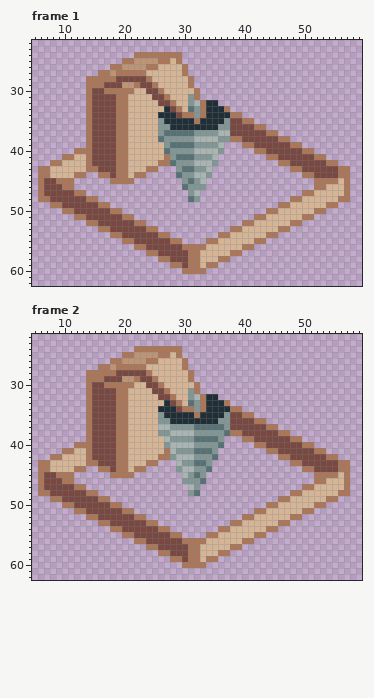
A pixel-art file gets an edit: LD48/Assets/Sprites/Drill_anim.aseprite. That is the earlier state.
64x64 pixels, 2 frames. Shown: frame 1: x 5..59, y 22..62; frame 2: x 5..59, y 22..62. The commit also changed other frames, which this record leaves out.
The same view after the edit:
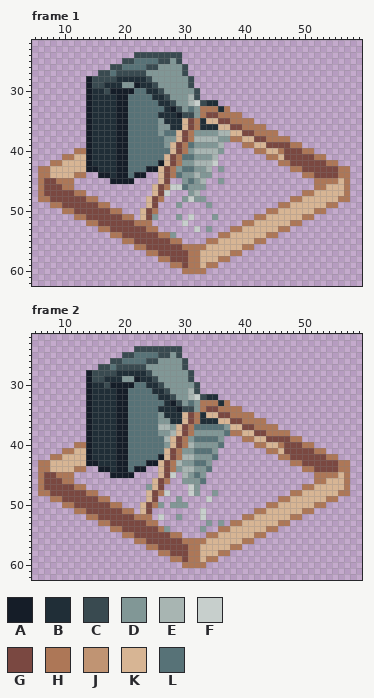
Palette (. is transparent): A #151d28  B #202e37  C #394a50  D #819796  E #a8b5b2  F #c7cfcc  G #7a4841  H #ad7757  J #c09473  K #d7b594  L #577277
The exact change:
layer "Layer 2 Copy" added
layer "Layer 1" added
layer "Layer 1 Copy" added
layer "Layer 2" added
--- frame 1
@@ x 12..48 @@
 23 .....................................
-24 ..........HHHHHHHH...................
-25 ........HHJJJJHHKH...................
-26 ......HHJJJJHHKKKKH..................
-27 ....HHJHHHHHKKKKKKH..................
-28 ..HHHHHGGGGGHKKKKKKH.................
-29 ..HHHGGGJJHGGHKKKKKH.................
-30 ..HGGHHHHHKKGGHKKKKKH................
-31 ..HGGGGHHKKKKGGHKKKDH................
-32 ..HGGGGHHKKKKKGGHKKDEHBB.............
-33 ..HGGGGHHKKKKKKBGHKLDHBBBH...........
-34 ..HGGGGHHKKKKKBBBGHHDHBBBBHH.........
-35 ..HGGGGHHKKKKKDBBBBBHBBBBDGGHH.......
-36 ..HGGGGHHKKKKKDDBBBBBBBBDDGGGGHH.....
-37 ..HGGGGHHKKKKKDLLLLLDDDDEEGGGGGGHH...
-38 ..HGGGGHHKKKKKLDDDDDEEEEDDHHGGGGGGHH.
-39 ..HGGGGHHKKKKKKDLLLLDDDDE...HHGGGGGGH
-40 HHHGGGGHHKKKKKKLDDDDEEEED.....HHGGGGG
-41 KKHGGGGHHKKKKKKHDLLLDDDE........HHGGG
-42 KKHGGGGHHKKKKKHHLDDDEEED..........HHG
-43 KKHHGGGHHKKKHH...DLLDDE.............H
-44 HH..HHGHHKHH.....LDDEED..............
-45 ......HHHH........DLDE...............
-46 ..................LDDD...............
-47 HH.................DE................
-48 GGHH...............LD...............H
-49 GGGGHH............................HHK
-50 GGGGGGHH........................HHKKK
-51 HHGGGGGGHH....................HHKKKKK
-52 ..HHGGGGGGHH................HHKKKKKKH
-53 ....HHGGGGGGHH............HHKKKKKKHH.
-54 ......HHGGGGGGHH........HHKKKKKKHH...
+24 ..........CCCCCCCC...................
+25 ........CCLLLLCCDC...................
+26 ......CCLLLLCCDDDDC..................
+27 ....CCLCCCCCDDDDDDC..................
+28 ..ACCCCBBBBBCDDDDDDC.................
+29 ..ACCBBBDDABBCDDDDDC.................
+30 ..ABBCAAAALLBBCDDDDDC................
+31 ..ABBBBAALLLLBBCDDDEC................
+32 ..ABBBBAALLLLLBBCDDEFCBB.............
+33 ..ABBBBAALLLLLLBACDLDHHHBH...........
+34 ..ABBBBAALLLLLBBBACCDHGGHHHH.........
+35 ..ABBBBAALLLLLDBBBKGHBKKGGHHHH.......
+36 ..ABBBBAALLLLLDDBBKGHBBBKKGGHHHH.....
+37 ..ABBBBAALLLLLDLLKGHDDDDEEKKGGHHHH...
+38 ..ABBBBAALLLLLLDDKGHEEEEDDHHKKGGHHHH.
+39 ..ABBBBAALLLLLLDKGHLDDDDE...HHKKGGGGH
+40 HHABBBBAALLLLLLLKGHDEEEED.....HHKKHGG
+41 KKABBBBAALLLLLLKGHLLDDDE........HHKGG
+42 KKABBBBAALLLLLAKGHDDEEEF..........HHG
+43 KKAABBBAALLLAAKGHDLLDDE.D...........H
+44 HH..AABAALAA..KGHLDDEDD..............
+45 ......AAAA....KG..DLDE..D............
+46 .............KGHFFLDDD...............
+47 HH...........KGF...DE................
+48 GGHH........KGH...DFDD..............H
+49 GGGGHH......KG...D....D...........HHK
+50 GGGGGGHH...KGH..................HHKKK
+51 HHGGGGGGHH.KGD...D.F...D......HHKKKKK
+52 ..HHGGGGGGHHH.....F.........HHKKKKKKH
+53 ....HHGGGGGGHH......F.D...HHKKKKKKHH.
+54 ......HHGGGGGGHHD.......HHKKKKKKHH...
 55 ........HHGGGGGGHH....HHKKKKKKHH.....
--- frame 2
@@ x 12..48 @@
 23 .....................................
-24 ..........HHHHHHHH...................
-25 ........HHJJJJHHKH...................
-26 ......HHJJJJHHKKKKH..................
-27 ....HHJHHHHHKKKKKKH..................
-28 ..HHHHHGGGGGHKKKKKKH.................
-29 ..HHHGGGJJHGGHKKKKKH.................
-30 ..HGGHHHHHKKGGHKKKKKH................
-31 ..HGGGGHHKKKKGGHKKKDH................
-32 ..HGGGGHHKKKKKGGHKKDEHBB.............
-33 ..HGGGGHHKKKKKKBGHKLDHBBBH...........
-34 ..HGGGGHHKKKKKBBBGHHDHBBBBHH.........
-35 ..HGGGGHHKKKKKDBBBBBHBBBBDGGHH.......
-36 ..HGGGGHHKKKKKDDBBBBBBBBDDGGGGHH.....
-37 ..HGGGGHHKKKKKEEDDDDLLLLLDGGGGGGHH...
-38 ..HGGGGHHKKKKKDDEEEEDDDDDLHHGGGGGGHH.
-39 ..HGGGGHHKKKKKKEDDDDLLLLD...HHGGGGGGH
-40 HHHGGGGHHKKKKKKDEEEEDDDDL.....HHGGGGG
-41 KKHGGGGHHKKKKKKHEDDDLLLD........HHGGG
-42 KKHGGGGHHKKKKKHHDEEEDDDL..........HHG
-43 KKHHGGGHHKKKHH...EDDLLD.............H
-44 HH..HHGHHKHH.....DEEDDL..............
-45 ......HHHH........EDLD...............
-46 ..................DDDL...............
-47 HH.................ED................
-48 GGHH...............DL...............H
-49 GGGGHH............................HHK
-50 GGGGGGHH........................HHKKK
-51 HHGGGGGGHH....................HHKKKKK
-52 ..HHGGGGGGHH................HHKKKKKKH
-53 ....HHGGGGGGHH............HHKKKKKKHH.
-54 ......HHGGGGGGHH........HHKKKKKKHH...
+24 ..........CCCCCCCC...................
+25 ........CCLLLLCCDC...................
+26 ......CCLLLLCCDDDDC..................
+27 ....CCLCCCCCDDDDDDC..................
+28 ..ACCCCBBBBBCDDDDDDC.................
+29 ..ACCBBBDDABBCDDDDDC.................
+30 ..ABBCAAAALLBBCDDDDDC................
+31 ..ABBBBAALLLLBBCDDDEC................
+32 ..ABBBBAALLLLLBBCDDEFCBB.............
+33 ..ABBBBAALLLLLLBACDLDHHHBH...........
+34 ..ABBBBAALLLLLBBBACCDHGGHHHH.........
+35 ..ABBBBAALLLLLDBBBKGHBKKGGHHHH.......
+36 ..ABBBBAALLLLLDDBBKGHBBBKKGGHHHH.....
+37 ..ABBBBAALLLLLEEDKGHLLLLLDKKGGHHHH...
+38 ..ABBBBAALLLLLDDEKGHDDDDDLHHKKGGHHHH.
+39 ..ABBBBAALLLLLLEKGHDLLLLD...HHKKGGGGH
+40 HHABBBBAALLLLLLDKGHEDDDDL.....HHKKHGG
+41 KKABBBBAALLLLLLKGHDDLLLD........HHKGG
+42 KKABBBBAALLLLLAKGHEEDDDL..........HHG
+43 KKAABBBAALLLAAKGHEDDLLD.............H
+44 HH..AABAALAA..KGHDEEDDL..............
+45 ......AAAA....KGF.EDLD...............
+46 .............KGH..DDDL...............
+47 HH..........DKG....FD................
+48 GGHH........KGHF...FD..D............H
+49 GGGGHH......KG...D....F...........HHK
+50 GGGGGGHH...KGHD.DDD.............HHKKK
+51 HHGGGGGGHH.KG........F........HHKKKKK
+52 ..HHGGGGGGHHH.F..D...F......HHKKKKKKH
+53 ....HHGGGGGGHH........D.D.HHKKKKKKHH.
+54 ......HHGGGGGGHD.....D..HHKKKKKKHH...
 55 ........HHGGGGGGHH....HHKKKKKKHH.....
Pixel boxes of the changes (left, top, right, bottom) in both pictures:
changed: (86, 52, 284, 238)
changed: (86, 346, 284, 532)
